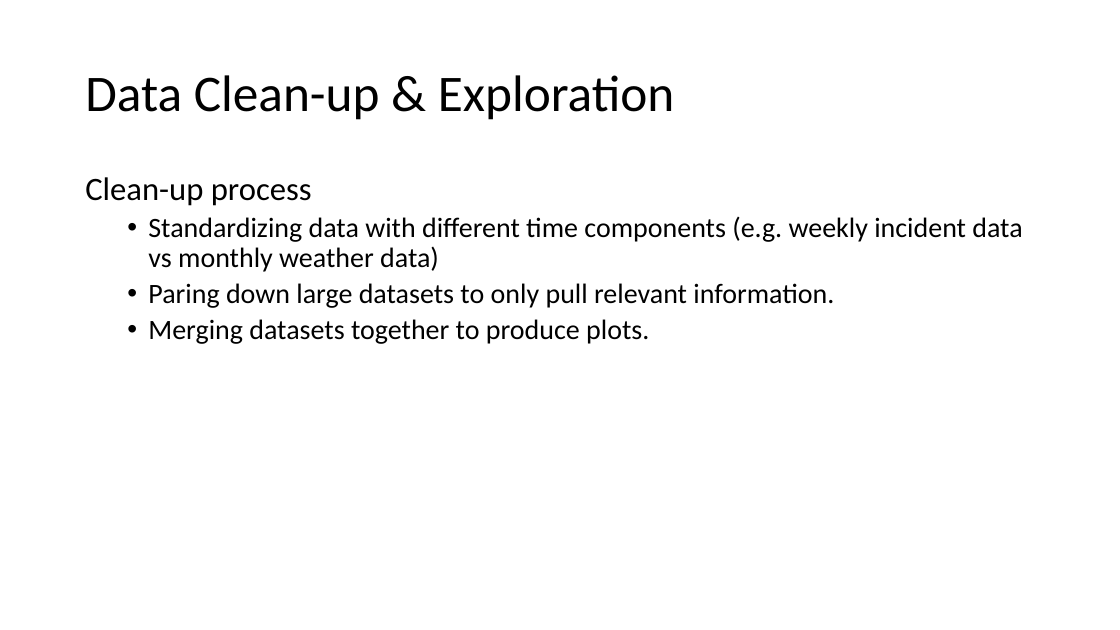
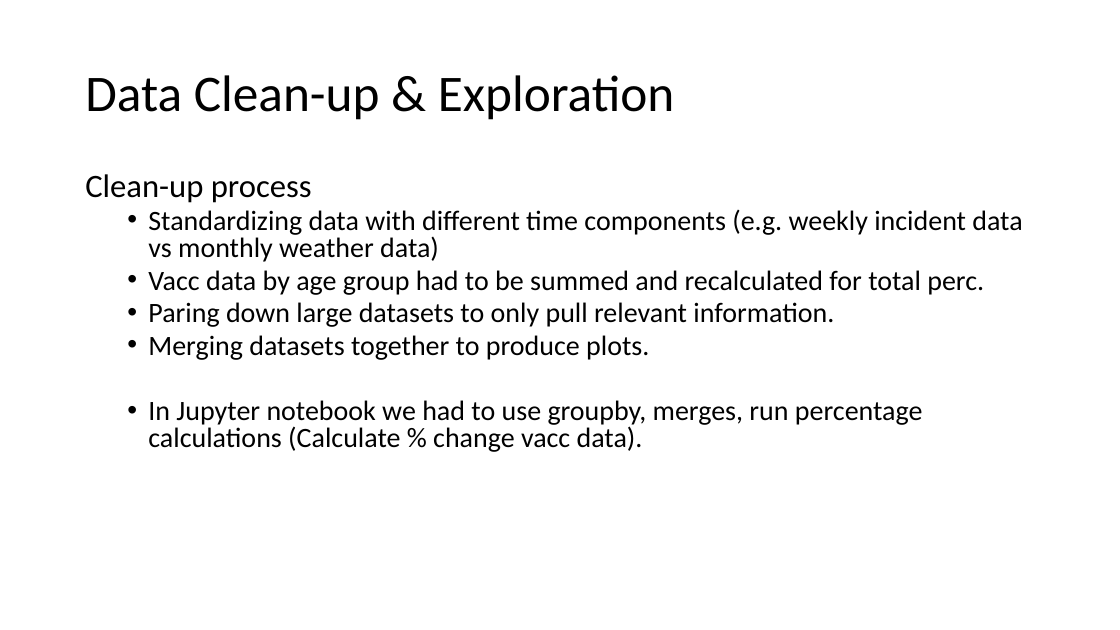
Before and after one commit to giolee88/FluTracker, a slide deck: slide 4 of Slide-Shows/Flu Tracker.pptx. Drawn at 1120x630 pixels with LibreOffice and Linux fonts; fonts in the diff are those of the drawing. Boxes give left, top, right and bottom in pixels: in the first picture for what was removed or moved away, otherwise in the second. Text is boxed around its words. In the diff, an @@ line names an element or a change of style, - is before the commit and + after.

```diff
--- a/Slide-Shows/Flu Tracker.pptx
+++ b/Slide-Shows/Flu Tracker.pptx
@@ text at (85,174,1022,360): line spacing 0.9 to 0.8 @@
@@ text at (148,270,984,295): paragraph added @@
+  • Vacc data by age group had to be summed and recalculated for total perc.
@@ text at (148,400,922,452): paragraph added @@
+  • In Jupyter notebook we had to use groupby, merges, run percentage calculations (Calculate % change vacc data).
```
Also in this commit, not shown: 2 other slides changed.
